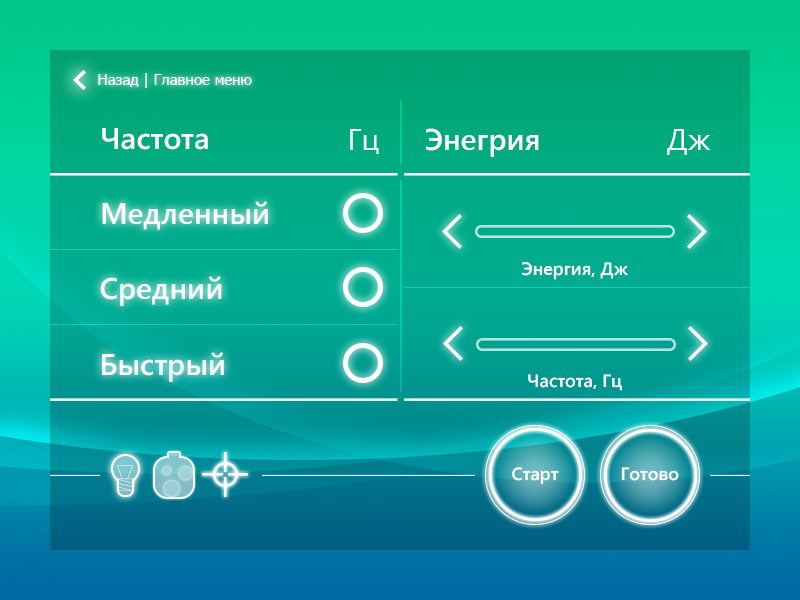
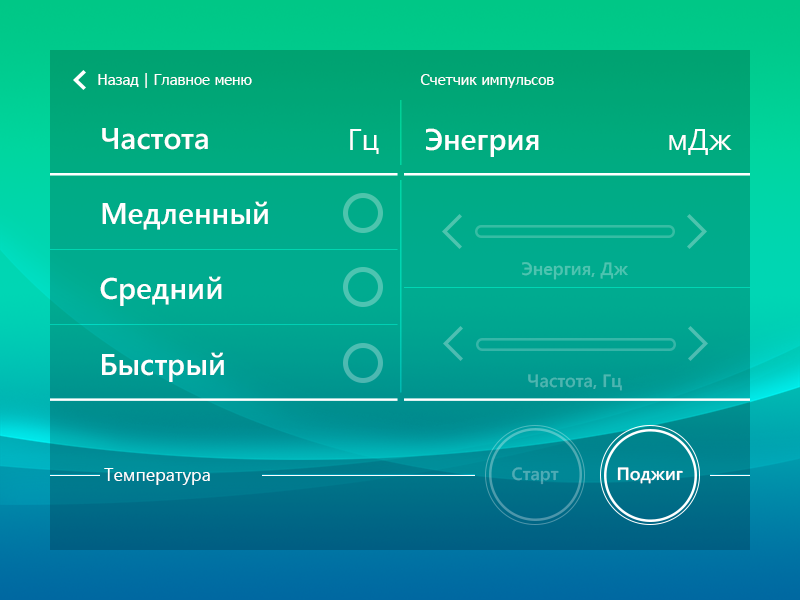
Layers edited between the first and the second 800px x 600px image:
hid group "Icons" (9 layers) over [117, 452, 248, 497]
moved "Menu Button" (2nd of 2, in "Work Panel" › "Components") above "Labels" over [73, 70, 252, 90]
added layer "Температура" in group "Labels" over [104, 468, 210, 485]
painted on "Дж" (2nd of 2, in "Work Panel" › "Components" › "Labels") over [667, 129, 732, 155]
added layer "Счетчик импульсов" in group "Labels" over [420, 74, 554, 88]
"Button ready" (2nd of 2, in "Work Panel" › "Components"): opacity 100% → 30% over [485, 425, 585, 525]
added layer "Старт" in group "Button ready" over [512, 467, 559, 485]
renamed "Старт" to "Стоп", hid it, painted on it over [512, 467, 559, 485]
renamed "Готово" to "Поджиг", painted on it over [617, 467, 683, 484]
"Slider Bar 1" (2nd of 2, in "Work Panel" › "Components"): opacity 100% → 30% over [442, 214, 707, 280]
"Slider Bar 2" (2nd of 2, in "Work Panel" › "Components"): opacity 100% → 30% over [443, 326, 708, 391]
"Fast" (2nd of 2, in "Work Panel" › "Components"): opacity 100% → 30% over [343, 343, 383, 383]
"Medium" (2nd of 2, in "Work Panel" › "Components"): opacity 100% → 30% over [343, 267, 383, 307]
"Slow" (2nd of 2, in "Work Panel" › "Components"): opacity 100% → 30% over [343, 193, 383, 233]
